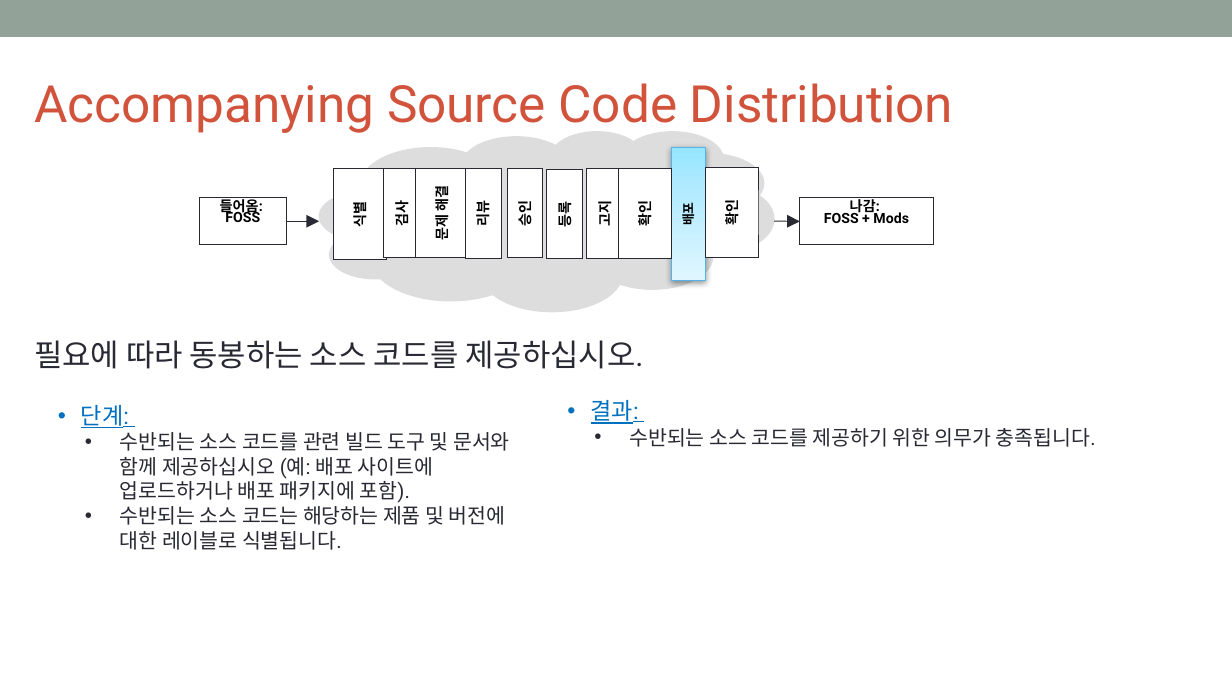
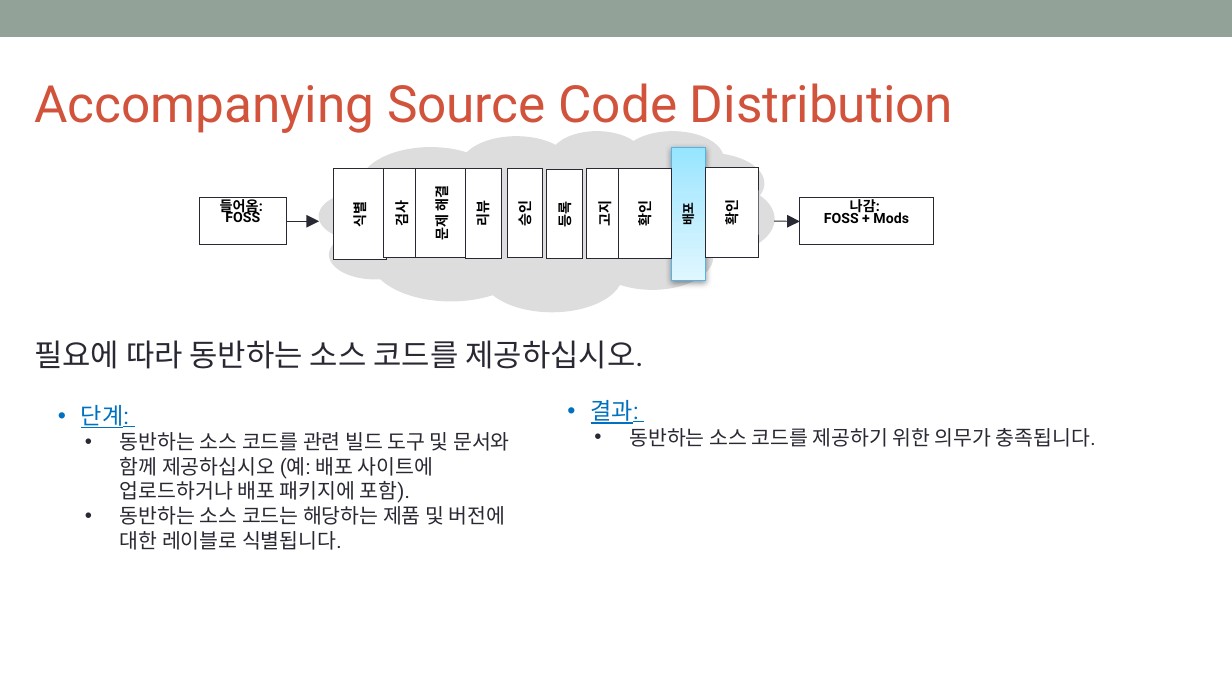
Before and after one commit to OpenChain-KWG/Curriculum-Translation-KR, a slide deck: slide 65 of target/slides/openchain-curriculum-for-1-1.pptx. Drawn at 1232x693 pixels with LibreOffice and Linux fonts; fonts in the diff are those of the drawing; background and template pictures are left out. Boxes give left, top, right and bottom in pixels: in the first picture for what was removed or moved away, otherwise in the second. Text is boxed around its words. In the diff, an @@ line names an element or a change of style, - is before the commit and + after.

```diff
--- a/target/slides/openchain-curriculum-for-1-1.pptx
+++ b/target/slides/openchain-curriculum-for-1-1.pptx
@@ text at (x1=34, y1=340, x2=643, y2=369): text changed @@
-필요에 따라 동봉하는 소스 코드를 제공하십시오.
+필요에 따라 동반하는 소스 코드를 제공하십시오.
@@ text at (x1=120, y1=432, x2=510, y2=550): text changed @@
-• 수반되는 소스 코드를 관련 빌드 도구 및 문서와 함께 제공하십시오 (예: 배포 사이트에 업로드하거나 배포 패키지에 포함).
-• 수반되는 소스 코드는 해당하는 제품 및 버전에 대한 레이블로 식별됩니다.
+• 동반하는 소스 코드를 관련 빌드 도구 및 문서와 함께 제공하십시오 (예: 배포 사이트에 업로드하거나 배포 패키지에 포함).
+• 동반하는 소스 코드는 해당하는 제품 및 버전에 대한 레이블로 식별됩니다.
@@ text at (x1=630, y1=428, x2=1096, y2=447): text changed @@
-• 수반되는 소스 코드를 제공하기 위한 의무가 충족됩니다.
+• 동반하는 소스 코드를 제공하기 위한 의무가 충족됩니다.
```
Also in this commit, not shown: 5 other slides changed, 13 slides added, 13 slides removed, 7 other files.
